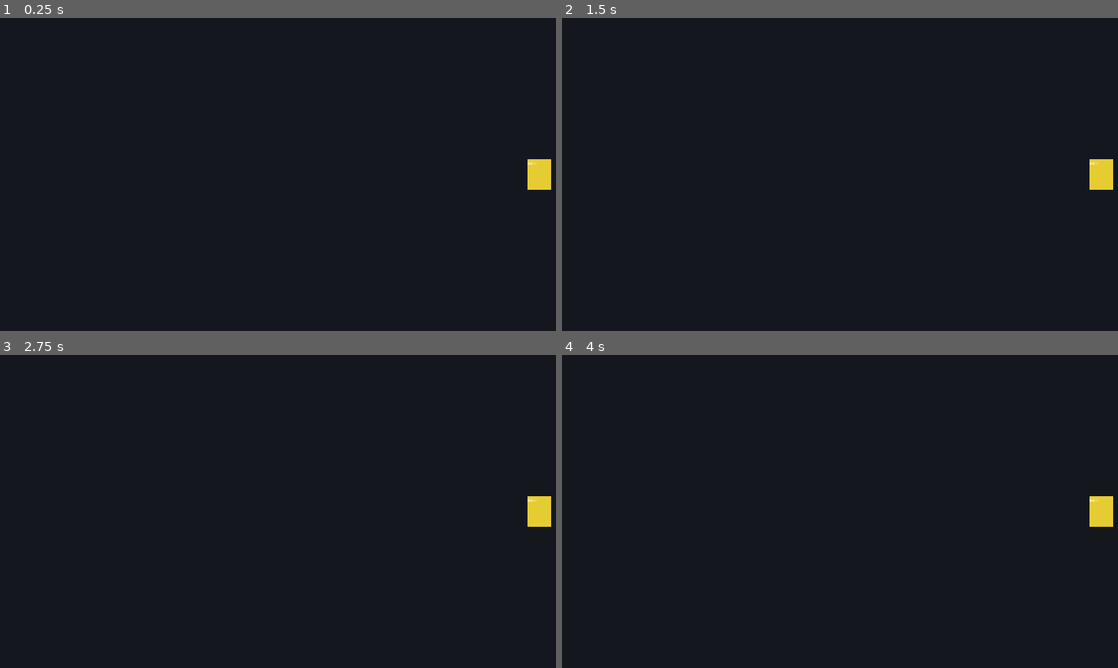
Above: before the commit, frames 1-4 (two rows, left to right).
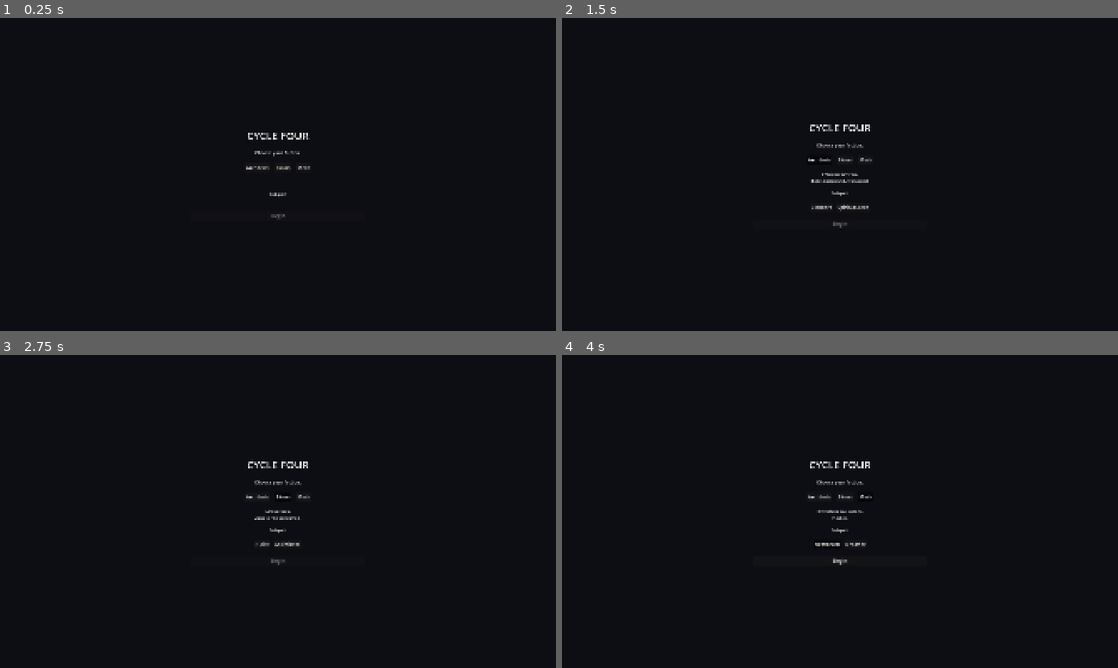
Above: after the commit, the same moments.

Repository: brandonwilcox-dot/Cycle-Four
Game: Godot game, scene res://scenes/main/Main.tscn
The game is run twice, just before and just after one commit, with the same random seed, the same clock (stepped at 60 frames per second) and the same inputs.
Inputs (mouse positions are in pixels of both pictures, inside the frame that each line leads up to):
- Up to frame 1 (0.25 s): no input
- Up to frame 2 (1.5 s): click "Architects" at 0.5 s; click "Architects" at 1.25 s
- Up to frame 3 (2.75 s): click "Bloom" at 2 s
- Up to frame 4 (4 s): click "Mesh" at 2.75 s; click (828, 545) at 3.5 s, where only the run after the commit has a clickable "Networked"

The runs differ from the first frame. In frame 1, 0.7% of the frame differs, in the area x 44-100%, y 36-65%; in frame 2, 1.0%, in the area x 44-100%, y 34-68%; in frame 3, 0.9%; in frame 4, 0.9%.

Commit message:
Fix FactionSelectScreen hidden behind WorldMap background
WorldMap renders a full-screen ColorRect that was drawing on top of
FactionSelectScreen because WorldMap appeared later in the tree.

Fix: move all UI (FactionSelectScreen + HUD) into a CanvasLayer (layer=10)
so UI always renders above the game world regardless of tree order.
Updated Main.gd node paths accordingly ($UILayer/... prefix).

Co-Authored-By: Claude Sonnet 4.6 <noreply@anthropic.com>

Diff:
--- a/scenes/main/Main.gd
+++ b/scenes/main/Main.gd
@@ -1,12 +1,12 @@
 ## Main.gd
 ## Root scene controller. Owns top-level scene transitions.
-## Flow: FactionSelectScreen -> GameWorld (HUD + idle tick running)
+## Flow: FactionSelectScreen -> game world (HUD visible, waves running)
 ## All autoloads are ready before _ready() fires -- safe to use them here.
 extends Node
 
-@onready var faction_select: Control = $FactionSelectScreen
-@onready var hud: Control            = $GameWorld/HUD
-@onready var unit_path: Path2D       = $GameWorld/WorldMap/UnitPath
+@onready var faction_select: Control = $UILayer/FactionSelectScreen
+@onready var hud: Control            = $UILayer/HUD
+@onready var unit_path: Path2D       = $WorldMap/UnitPath
 
 func _ready() -> void:
 	hud.hide()
@@ -26,10 +26,10 @@
 	## Placeholder S-curve path across the screen.
 	## Replace with designed map paths per biome (core/17).
 	var curve := Curve2D.new()
-	curve.add_point(Vector2(50.0,  300.0))
-	curve.add_point(Vector2(400.0, 300.0))
-	curve.add_point(Vector2(600.0, 500.0))
-	curve.add_point(Vector2(900.0, 500.0))
+	curve.add_point(Vector2(50.0,   300.0))
+	curve.add_point(Vector2(400.0,  300.0))
+	curve.add_point(Vector2(600.0,  500.0))
+	curve.add_point(Vector2(900.0,  500.0))
 	curve.add_point(Vector2(1100.0, 250.0))
 	curve.add_point(Vector2(1400.0, 250.0))
 	curve.add_point(Vector2(1600.0, 540.0))
--- a/scenes/main/Main.tscn
+++ b/scenes/main/Main.tscn
@@ -8,10 +8,11 @@
 [node name="Main" type="Node"]
 script = ExtResource("1")
 
-[node name="FactionSelectScreen" parent="." instance=ExtResource("2")]
+[node name="WorldMap" parent="." instance=ExtResource("3")]
 
-[node name="GameWorld" type="Node" parent="."]
+[node name="UILayer" type="CanvasLayer" parent="."]
+layer = 10
 
-[node name="WorldMap" parent="GameWorld" instance=ExtResource("3")]
+[node name="FactionSelectScreen" parent="UILayer" instance=ExtResource("2")]
 
-[node name="HUD" parent="GameWorld" instance=ExtResource("4")]
+[node name="HUD" parent="UILayer" instance=ExtResource("4")]
